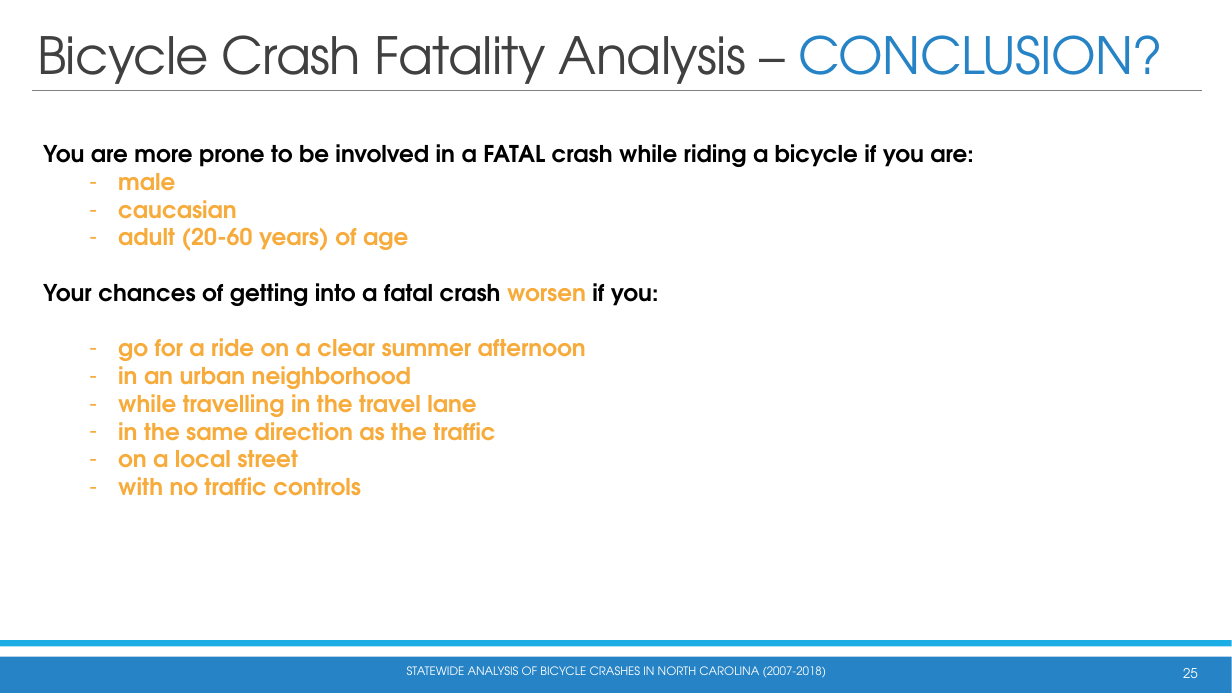
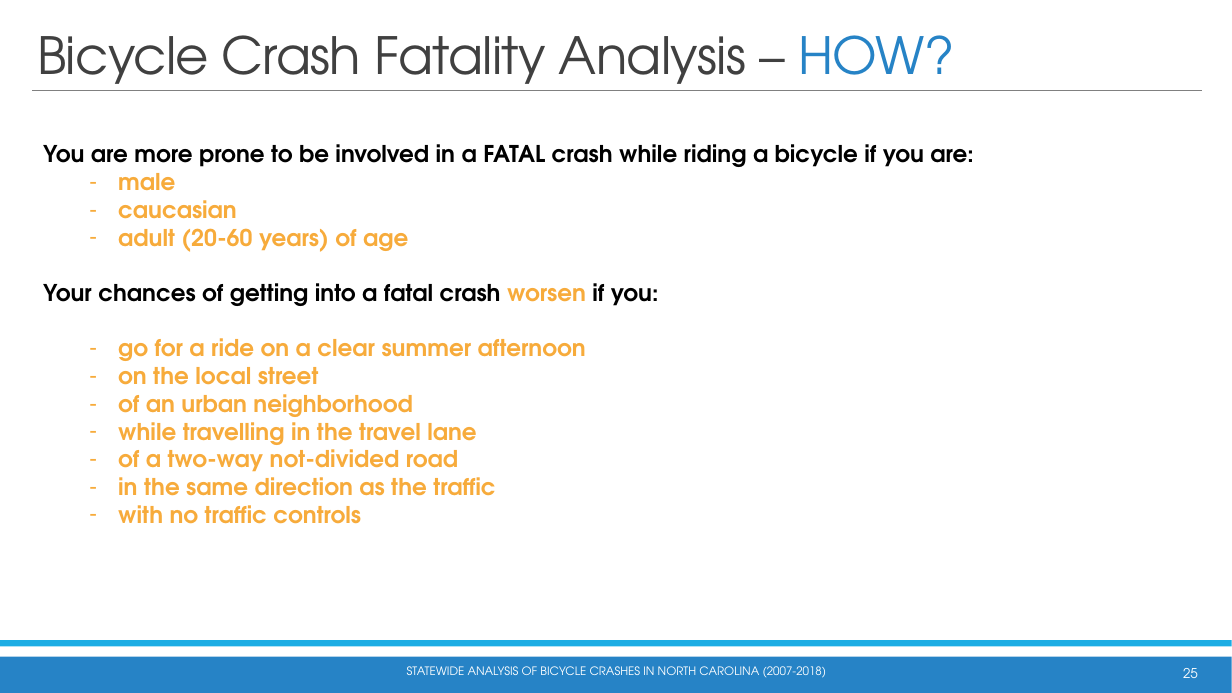
Before and after one commit to waghrayrashi/project-1, a slide deck: slide 25 of Project 1 - Group 2 - Statewide Bicycle Crash Analysis.pptx. Drawn at 1232x693 pixels with LibreOffice and Linux fonts; fonts in the diff are those of the drawing. Boxes give left, top, right and bottom in pixels: in the first picture for what was removed or moved away, otherwise in the second. Text is boxed around its words. In the diff, an @@ line names an element or a change of style, - is before the commit and + after.

Commit message:
Final files

```diff
--- a/Project 1 - Group 2 - Statewide Bicycle Crash Analysis.pptx
+++ b/Project 1 - Group 2 - Statewide Bicycle Crash Analysis.pptx
@@ title at bbox=[37, 35, 954, 91]: text changed @@
-Bicycle Crash Fatality Analysis – CONCLUSION?
+Bicycle Crash Fatality Analysis – HOW?
@@ text at bbox=[118, 360, 412, 417]: text changed @@
-  – in an urban neighborhood
+  – on the local street
+  – of an urban neighborhood
@@ text at bbox=[118, 443, 458, 478]: paragraph added @@
+  – of a two-way not-divided road
@@ text at bbox=[118, 450, 298, 478]: paragraph removed @@
-  – on a local street
```
Also in this commit, not shown: 1 other slide changed.
